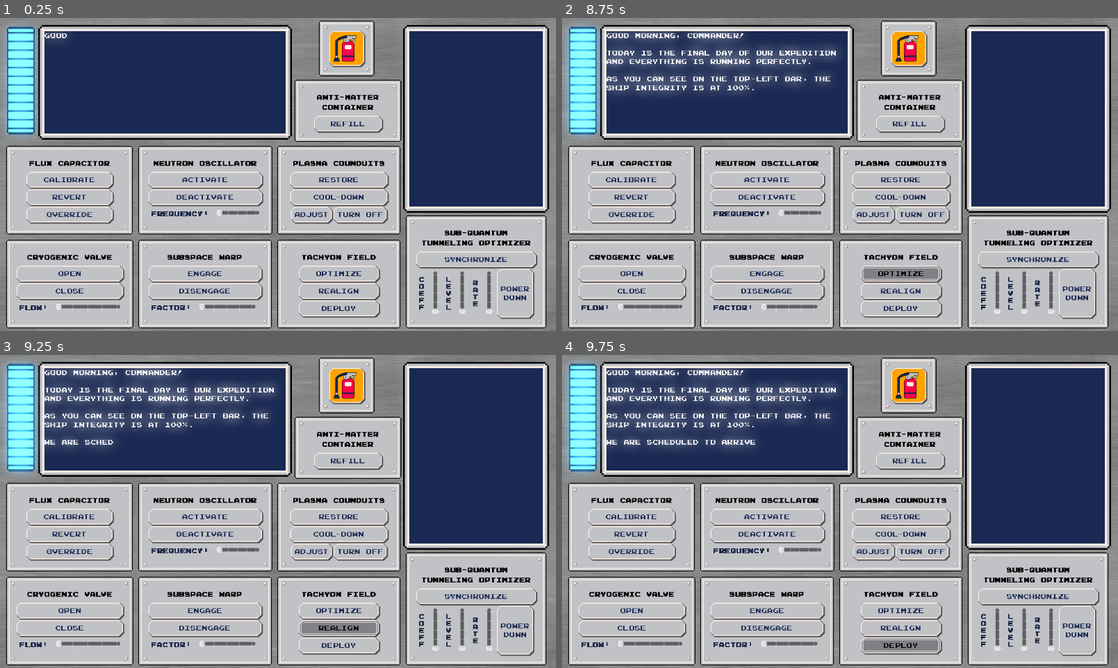
Above: before the commit, frames 1-4 (two rows, left to right).
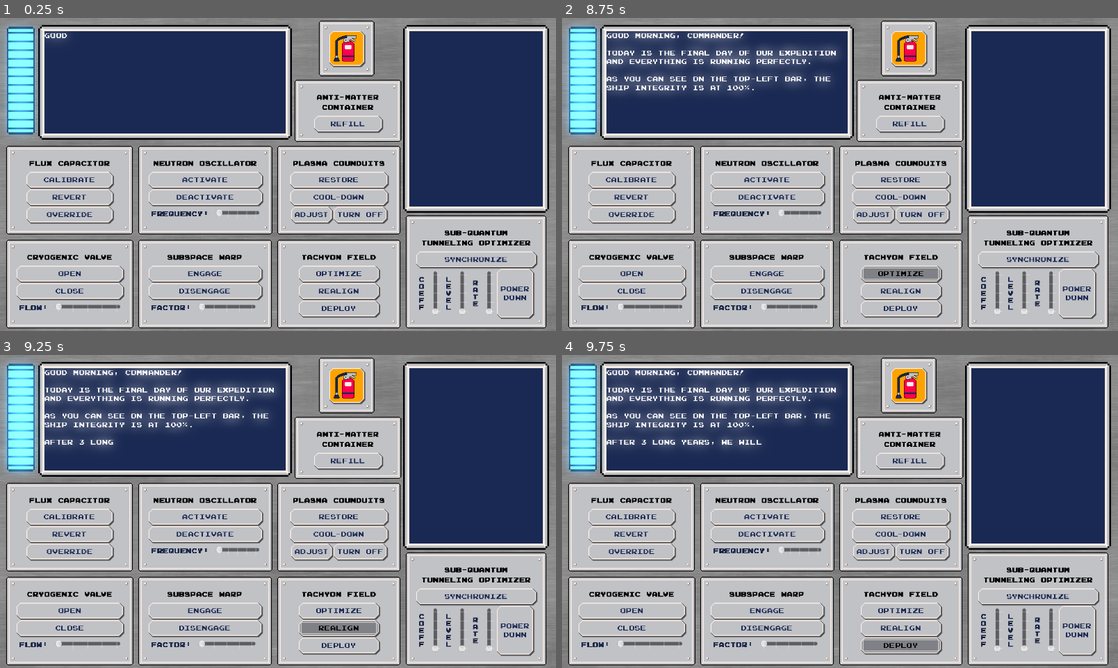
Above: after the commit, the same moments.

Repository: MarcosPRus/gamejambrackeys2025.1
Game: Godot game, scene res://Objects/Main/main.tscn
Two runs of this game, one before a commit and one after it. Both use one fixed random seed, a clock stepped at 60 frames per second and the inputs below.
Inputs:
- Up to frame 1 (0.25 s): no input
- Up to frame 2 (8.75 s): click "Calibrate" at 0.5 s; click "Revert" at 1.25 s; click "Override" at 2 s; click "Open" at 2.75 s; click "Activate" at 3.5 s; click "Deactivate" at 4.25 s; click "Engage" at 5 s; click "Disengage" at 5.75 s; click "Synchronize" at 6.5 s; click "Power Down" at 7.25 s; click "Optimize" at 8 s
- Up to frame 3 (9.25 s): click "Realign" at 8.75 s
- Up to frame 4 (9.75 s): click "Deploy" at 9.5 s

Frames 1-2 are identical in both runs. In frame 3, less than 0.1% of the frame differs, in the area x 8-21%, y 27-29%; in frame 4, 0.2%, in the area x 8-36%, y 27-29%.

Commit message:
last commit, game finished

Diff:
--- a/Objects/CrisisHandler/crisis_handler.gd
+++ b/Objects/CrisisHandler/crisis_handler.gd
@@ -21,7 +21,7 @@
 		shake_camera()
 		create_fires()
 		drop_panels()
-		Global.ship_integrity -= delta/3
+		Global.ship_integrity -= delta/4
 	else:
 		AlarmSoundPlayer.stop()
 		RedLights.stop()
--- a/Objects/GUI/GUI.tscn
+++ b/Objects/GUI/GUI.tscn
@@ -8,6 +8,7 @@
 [ext_resource type="Texture2D" uid="uid://he51s5s6sicu" path="res://Assets/Sprites/GUI Elements/ProgressBar/Progress.png" id="5_wabh2"]
 [ext_resource type="Texture2D" uid="uid://7oe48uy43yie" path="res://Assets/Sprites/GUI Elements/Screen_Texture.png" id="6_2t3lh"]
 [ext_resource type="AudioStream" uid="uid://c35iejccatp84" path="res://Assets/Sounds/mixkit-confirmation-tone-2867.wav" id="7_5jdjp"]
+[ext_resource type="AudioStream" uid="uid://daho87cc21plc" path="res://Assets/Sounds/Key Type 2.wav" id="9_voypt"]
 
 [sub_resource type="StyleBoxFlat" id="StyleBoxFlat_ss7xu"]
 bg_color = Color(1, 0.639216, 0, 1)
@@ -434,6 +435,10 @@
 
 [node name="AudioStreamPlayer" type="AudioStreamPlayer" parent="."]
 stream = ExtResource("7_5jdjp")
+volume_db = -10.0
+
+[node name="AudioStreamPlayer2" type="AudioStreamPlayer" parent="."]
+stream = ExtResource("9_voypt")
 volume_db = -7.0
 
 [connection signal="toggled" from="SprinklersButton/VBoxContainer/CheckButton" to="." method="_on_check_button_toggled"]
--- a/Objects/GUI/GUI_panel.gd
+++ b/Objects/GUI/GUI_panel.gd
@@ -35,6 +35,7 @@
 func fix() -> void:
 	broken = false
 	rotation = 0.0
+	angular_vel = 0
 
 
 func _on_mouse_entered() -> void:
--- a/Objects/GUI/gui.gd
+++ b/Objects/GUI/gui.gd
@@ -3,9 +3,10 @@
 var writing_speed : float = 50.0 # In letters/second
 var tween
 
-@onready var MainScreenText := $MainScreenContainer/MainScreenText
-@onready var SecondaryScreenText := $SecondaryScreenContainer/SecondaryScreenText
-@onready var ShipIntegrityProgressBar := $TextureProgressBar
+@onready var MainScreenText: = $MainScreenContainer/MainScreenText
+@onready var SecondaryScreenText: = $SecondaryScreenContainer/SecondaryScreenText
+@onready var ShipIntegrityProgressBar: = $TextureProgressBar
+@onready var ButtonSound: = $AudioStreamPlayer2
 
 signal writing_finished
 
@@ -67,96 +68,121 @@
 ############################
 func _on_flux_capacitor_calibrate_pressed() -> void:
 	Global.action_pressed = "Calibrate the Flux Capacitor"
+	ButtonSound.play()
 
 func _on_flux_capacitor_revert_pressed() -> void:
 	Global.action_pressed = "Revert the Flux Capacitor"
+	ButtonSound.play()
 
 func _on_flux_capacitor_override_pressed() -> void:
 	Global.action_pressed = "Override the Flux Capacitor"
+	ButtonSound.play()
 
 #############################
 ## Cryogenic valve signals ##
 #############################
 func _on_cryogenic_valve_open_pressed() -> void:
 	Global.action_pressed = "Open the Cryogenic Valve"
+	ButtonSound.play()
 
 func _on_cryogenic_valve_close_pressed() -> void:
 	Global.action_pressed = "Close the Cryogenic Valve"
+	ButtonSound.play()
 
 func _on_adjust_cryogenic_valve_flow_drag_ended(value_changed: bool) -> void:
 	Global.action_pressed = "Adjust Cryogenic Valve Flow to " + str($CryogenicValve/VBoxContainer/HBoxContainer/AdjustFlow.value)
+	ButtonSound.play()
 
 ################################
 ## Neutron Oscillator signals ##
 ################################
 func _on_neutron_oscillator_activate_pressed() -> void:
 	Global.action_pressed = "Activate the Neutron Oscillator"
+	ButtonSound.play()
 
 func _on_neutron_oscillator_deactivate_pressed() -> void:
 	Global.action_pressed = "Deactivate the Neutron Oscillator"
+	ButtonSound.play()
 
 func _on_adjust_neutron_oscillator_frequency_drag_ended(value_changed: bool) -> void:
 	Global.action_pressed = "Adjust Neutron Oscillator Frequency to " + str($NeutronOscillator/VBoxContainer/HBoxContainer/AdjustFrequency.value)
+	ButtonSound.play()
 
 ###########################
 ## Subspace Warp signals ##
 ###########################
 func _on_subspace_warp_engage_pressed() -> void:
 	Global.action_pressed = "Engage Subspace Warp"
+	ButtonSound.play()
 
 func _on_subspace_warp_disengage_pressed() -> void:
 	Global.action_pressed = "Disengage Subspace Warp"
+	ButtonSound.play()
 
 func _on_subspace_warp_factor_drag_ended(value_changed: bool) -> void:
 	Global.action_pressed = "Set Subspace Warp Factor to " + str($SubspaceWarp/VBoxContainer/HBoxContainer/Factor.value)
+	ButtonSound.play()
 
 ######################################
 ## Quantum Tunnel Optimizer signals ##
 ######################################
 func _on_qto_synch_pressed() -> void:
 	Global.action_pressed = "Synchronize the Sub-Quantum Tunneling Optimizer"
+	ButtonSound.play()
 
 func _on_qto_power_down_pressed() -> void:
 	Global.action_pressed = "Power Down the Sub-Quantum Tunneling Optimizer"
+	ButtonSound.play()
 
 func _on_qto_coefficient_drag_ended(value_changed: bool) -> void:
 	Global.action_pressed = "Adjust the Sub-Quantum Tunneling Optimizer Coefficient to " + str($QuantTunnelOptimizer/VBoxContainer/HBoxContainer/Coefficient.value)
+	ButtonSound.play()
 
 func _on_qto_level_drag_ended(value_changed: bool) -> void:
 	Global.action_pressed = "Set the Sub-Quantum Tunneling Optimizer Level to " + str($QuantTunnelOptimizer/VBoxContainer/HBoxContainer/Level.value)
+	ButtonSound.play()
 
 func _on_qto_rate_drag_ended(value_changed: bool) -> void:
 	Global.action_pressed = "Dial the Sub-Quantum Tunneling Optimizer Rate to " + str($QuantTunnelOptimizer/VBoxContainer/HBoxContainer/Rate.value)
+	ButtonSound.play()
 
 ###########################
 ## Tachyon Field signals ##
 ###########################
 func _on_tachyon_field_optimize_pressed() -> void:
 	Global.action_pressed = "Optimize the Tachyon Field"
+	ButtonSound.play()
 
 func _on_tachyon_field_realign_pressed() -> void:
 	Global.action_pressed = "Realign the Tachyon Field"
+	ButtonSound.play()
 
 func _on_tachyon_field_deploy_pressed() -> void:
 	Global.action_pressed = "Deploy the Tachyon Field"
+	ButtonSound.play()
 
 ##################################
 ## Antimatter Container signals ##
 ##################################
 func _on_amc_refill_pressed() -> void:
 	Global.action_pressed = "Refill the Antimatter Container"
+	ButtonSound.play()
 
 #############################
 ## Plasma Conduits signals ##
 #############################
 func _on_plasma_conduits_restore_pressed() -> void:
 	Global.action_pressed = "Restore the Plasma Conduits"
+	ButtonSound.play()
 
 func _on_plasma_conduits_cooldown_pressed() -> void:
 	Global.action_pressed = "Cool-down the Plasma Conduits"
+	ButtonSound.play()
 
 func _on_plasma_conduits_adjust_pressed() -> void:
 	Global.action_pressed = "Adjust the Plasma Conduits"
+	ButtonSound.play()
 
 func _on_plasma_conduits_turn_off_pressed() -> void:
 	Global.action_pressed = "Turn off the Plasma Conduits"
+	ButtonSound.play()
--- a/Objects/Global/global.gd
+++ b/Objects/Global/global.gd
@@ -111,9 +111,9 @@
 	await wait(1, true)
 	GUI.append_main_screen_text("\n\nAs you can see on the top-left bar, the ship integrity is at 100%.")
 	await wait(1, true)
-	GUI.append_main_screen_text("\n\nWe are scheduled to arrive at the destination in just a few hours.")
-	await wait(0.75, true)
-	GUI.append_main_screen_text(" At this point in the mission, nothing can possibly go wrong, so congratulations on another flawlessly succesful mission!")
+	GUI.append_main_screen_text("\n\nAfter 3 long years, we will back home in a couple of hours.")
+	await wait(0.75, true)
+	GUI.append_main_screen_text(" At this point, nothing can possibly go wrong, so congratulations on another flawlessly succesful mission!")
 	await wait(1.5, true)
 	GUI.append_main_screen_text("\n\nI've reviewed all the ship systems and identified a few minor parameters that need a quick adjustment to maintain our pristine operational status.")
 	await wait(1, true)
@@ -130,12 +130,12 @@
 
 	GUI.append_main_screen_text("Excellent work, Commander!")
 	await wait(2, true)
-	GUI.clear_main_screen()
 
 	crisis_level = 0.5
 	crisis_mode = true
 	await wait(1.5, false)
 
+	GUI.clear_main_screen()
 	GUI.append_main_screen_text("I am detecting a curious vibration on the ships hull")
 	await wait(1, true)
 	GUI.append_main_screen_text("\n\nCould that be... meteorites?")
@@ -180,15 +180,97 @@
 
 
 func engine_loss_state() -> void:
-	pass
+	print("Engine Loss state entered")
+	crisis_mode = false
+	GUI.clear_main_screen()
+
+	GUI.append_main_screen_text("Good news, Commander! ")
+	await wait(0.5, true)
+	GUI.append_main_screen_text("The reactor's power output has been reduced and the internal temperatures are back to normal levels.")
+	await wait(1, true)
+	GUI.append_main_screen_text("\n\nUnfortunately, I had to deactivate some of our key navigattion systems.")
+	await wait(0.5, true)
+	GUI.append_main_screen_text("We're now in a direct collision course with the nearby planet.")
+	await wait(0.75, true)
+
+	crisis_mode = true
+	crisis_level = 1.5
+	await wait(0.5, false)
+
+	GUI.append_main_screen_text("\n\nDon't be worried! You just need to override the auto-pilot command and let me manually steer the ship towards home.")
+	await wait(0.5, true)
+
+	task_count = 12
+	GUI.append_main_screen_text("\n\nPlease complete the " + str(task_count) + " tasks displayed in the right panel in the correct order.")
+	await wait(0, true)
+	setup_tasks_sequence()
 
 
 func solar_storm_state() -> void:
-	pass
+	print("Solar Storm state entered")
+	crisis_mode = false
+	GUI.clear_main_screen()
+
+	GUI.append_main_screen_text("Thank you, Commander! ")
+	await wait(0.5, true)
+	GUI.append_main_screen_text( "We are back on the planned route")
+	await wait(2, true)
+
+	crisis_mode = true
+	crisis_level = 2.0
+	await wait(0.5, false)
+
+	GUI.append_main_screen_text("\n\nWHAT NOW??")
+	await wait(0.5, true)
+	GUI.append_main_screen_text("\n\nA SOLAR STORM IS FRYING OUR SYSTEMS.")
+	await wait(0.5, true)
+	GUI.append_main_screen_text("\n\nTHIS IS NOT A MINOR GLITCH, WE'RE IN THE BRINK OF TOTAL FAILURE.")
+	await wait(0.5, true)
+	GUI.append_main_screen_text("\n\nI NEED A COMPLETE, IMMEDIATE HARD RESET OF ALL CRITICAL SYSTEMS RIGHT NOW!")
+	await wait(0.5, true)
+	GUI.append_main_screen_text("\n\nACT FAST, COMMANDER, OR WE'RE DONE!.")
+	await wait(0, true)
+
+	task_count = 16
+	setup_tasks_sequence()
 
 
 func mission_complete_state() -> void:
-	pass
+	print("Mission Complete state entered")
+	crisis_mode = false
+	GUI.clear_main_screen()
+	await wait(2, false)
+
+	GUI.append_main_screen_text(".")
+	await wait(0.25, true)
+	GUI.append_main_screen_text(".")
+	await wait(0.25, true)
+	GUI.append_main_screen_text(".")
+	await wait(0.25, true)
+	GUI.append_main_screen_text(".")
+	await wait(0.25, true)
+	GUI.append_main_screen_text(".")
+	await wait(0.25, true)
+	GUI.append_main_screen_text(".")
+	await wait(0.25, true)
+	GUI.append_main_screen_text(".")
+	await wait(0.25, true)
+	GUI.append_main_screen_text(".")
+	await wait(1, true)
+
+	GUI.append_main_screen_text("\n\nCommander, MISSION ACOMPLISHED!")
+	await wait(0.75, true)
+	GUI.append_main_screen_text("\n\nAgainst all odds, we've managed to steer our battered ship back to the space station.")
+	await wait(0.75, true)
+	GUI.append_main_screen_text("\n\nOur systems are now stabilized and all critical functions have been restored.")
+	await wait(0.75, true)
+	GUI.append_main_screen_text("The expedition is complete—and despite everything, we're home safe and sound.")
+	await wait(0.75, true)
+	GUI.append_main_screen_text("Congratulations, Commander! Everything is finally under control... and, for once, nothing can go wrong!")
+
+	await wait(5, true)
+	GUI.clear_main_screen()
+	GUI.append_main_screen_text("THE END")
 
 
 func setup_tasks_sequence() -> void:
--- a/project.godot
+++ b/project.godot
@@ -14,7 +14,7 @@
 run/main_scene="res://Objects/Main/main.tscn"
 config/features=PackedStringArray("4.3", "GL Compatibility")
 boot_splash/image="res://Assets/Sprites/TITLE.png"
-config/icon="res://icon.svg"
+config/icon="res://Assets/Sprites/GUI Elements/FIREEXTINGUISHER.png"
 
 [autoload]
 
Not shown: 1 places in Objects/GUI/GUI.tscn that only renumber resources
Not shown, added: Builds/v1.2/index.apple-touch-icon.png
Not shown, added: Builds/v1.2/index.audio.worklet.js
Not shown, added: Builds/v1.2/index.html
Not shown, added: Builds/v1.2/index.icon.png
Not shown, added: Builds/v1.2/index.js
Not shown, added: Builds/v1.2/index.pck
Not shown, added: Builds/v1.2/index.png
Not shown, added: Builds/v1.2/index.wasm
